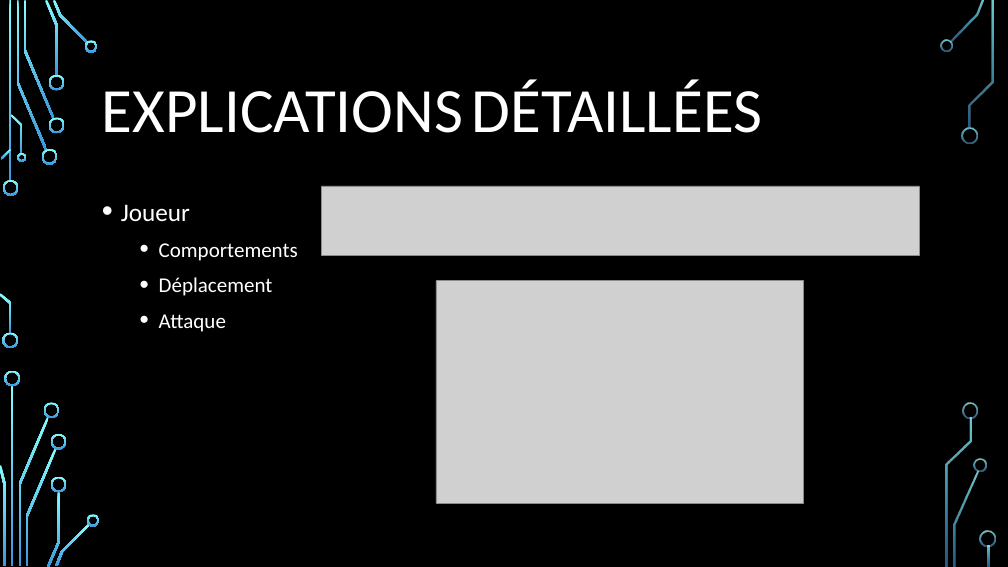
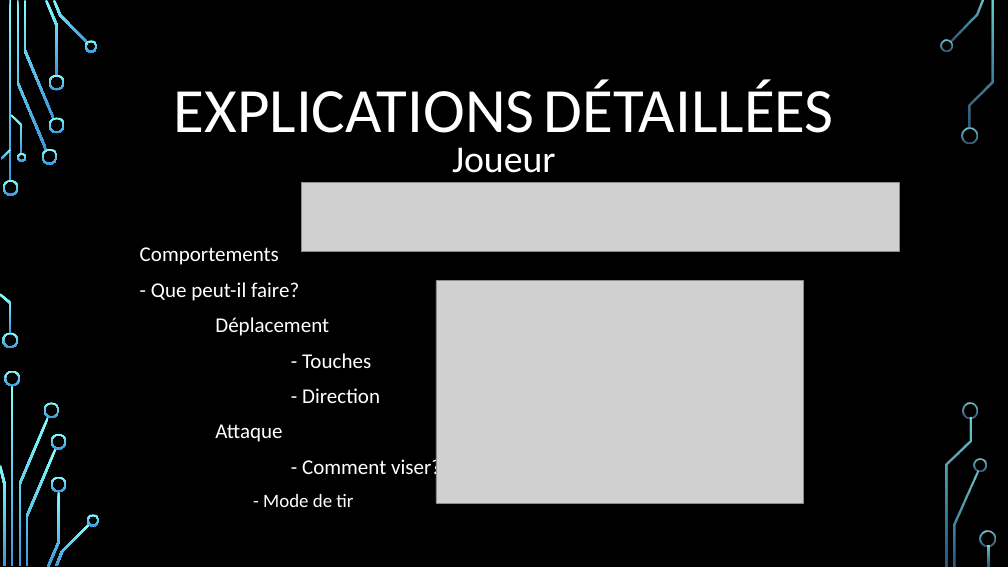
Before and after one commit to IvanCallau/CFPT_M306, a slide deck: slide 6 of docs/virus306_presentation.pptx. Drawn at 1008x567 pixels with LibreOffice and Linux fonts; fonts in the diff are those of the drawing; grey boxes stand for pictures; background and template pictures are left out. Boxes give left, top, right and bottom in pixels: in the first picture for what was removed or moved away, otherwise in the second. Text is boxed around its words. In the diff, an @@ line names an element or a change of style, - is before the commit and + after.

```diff
--- a/docs/virus306_presentation.pptx
+++ b/docs/virus306_presentation.pptx
@@ title "EXPLICATIONS DÉTAILLÉES" at <box>174,80,834,148</box>: alignment left to centre @@
@@ text added at <box>452,147,556,173</box>, 36 pt, text #FFFFFF @@
+Joueur
@@ text at <box>121,204,190,222</box>: paragraph removed @@
-• Joueur
@@ picture: place and size @@
-picture at <box>321,186,920,256</box>
+picture at <box>301,182,899,252</box>
@@ text "Comportements": place and size @@
-text "Comportements" at <box>121,204,298,332</box>
+text "Comportements" at <box>140,247,441,507</box>
@@ text at <box>140,247,329,442</box>: bullet • to none @@
@@ text at <box>151,282,299,301</box>: paragraph added @@
+  - Que peut-il faire?
@@ text at <box>302,353,380,403</box>: paragraphs added @@
+  - Touches
+  - Direction
@@ text at <box>263,456,441,507</box>: paragraphs added @@
+  - Comment viser?
+    - Mode de tir
```
Also in this commit, not shown: 5 other slides changed.
